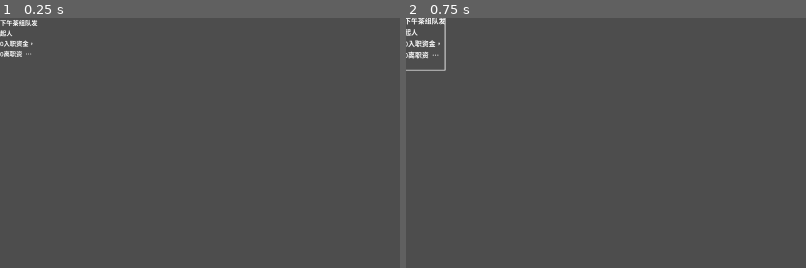
Above: before the commit, frames 1-2 (left to right).
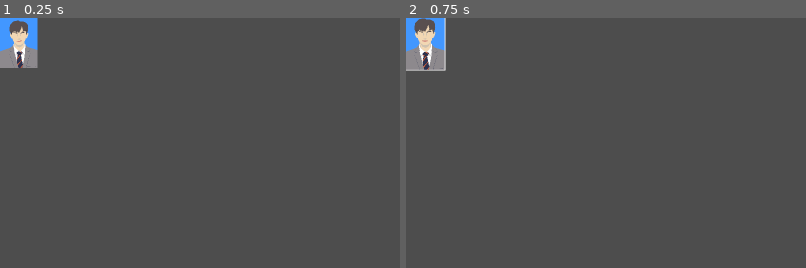
Above: after the commit, the same moments.

Repository: qfwj-lyy/DD
Game: Godot game, scene res://scenes/computer_scene/employees/xia_wu_cha_zu_dui_fa_qi_ren.tscn
Two runs of this game, one before a commit and one after it. Both use one fixed random seed, a clock stepped at 60 frames per second and the inputs below. This scene is started directly instead of the project's main scene.
Inputs (mouse positions are % of the whole screen's width and height, from its top left):
- Up to frame 1 (0.25 s): no input
- Up to frame 2 (0.75 s): tap Enter at 0.5 s; move the mouse to (2, 5) at 0.52 s; press the mouse at (2, 5) at 0.53 s
The pictures show only the part of the screen within x 0-50%, y 0-50%; the shares and areas given below are measured in that part.

The runs differ from the first frame. In frame 1, 1.8% of the frame differs, in the area x 0-10%, y 0-20%; in frame 2, 1.9%, in the area x 0-10%, y 0-21%.
Error in both runs: Invalid access to property or key 'current_scene' on a base object of type 'Nil'. (res://scripts/computer_scene/employees/employee.gd:26)

Commit message:
update employees
加上了员工证件照

Diff:
--- a/scenes/computer_scene/computer_scene.tscn
+++ b/scenes/computer_scene/computer_scene.tscn
@@ -3031,9 +3031,9 @@
 [node name="ExitBrowser(Flag)" type="Button" parent="BrowserScene"]
 layout_mode = 0
 offset_left = 911.0
-offset_top = 21.0
+offset_top = 22.0
 offset_right = 983.0
-offset_bottom = 74.0
+offset_bottom = 75.0
 mouse_filter = 1
 text = "退出"
 
@@ -3043,6 +3043,7 @@
 }
 
 [node name="CalendarScene" type="Panel" parent="." node_paths=PackedStringArray("debug_hand", "activity_hand", "unused_hand", "round_tips_label")]
+visible = false
 self_modulate = Color(1, 1, 1, 0)
 layout_mode = 0
 offset_left = 1060.0
--- a/scenes/computer_scene/employees/a_ba_a_ba.tscn
+++ b/scenes/computer_scene/employees/a_ba_a_ba.tscn
@@ -1,7 +1,8 @@
-[gd_scene load_steps=3 format=3 uid="uid://7rdjt33vxcqw"]
+[gd_scene load_steps=4 format=3 uid="uid://7rdjt33vxcqw"]
 
 [ext_resource type="PackedScene" uid="uid://dhjv4wwlto6p1" path="res://scenes/computer_scene/employees/employee.tscn" id="1_rhdjy"]
 [ext_resource type="Script" uid="uid://cb260f8732kag" path="res://scripts/computer_scene/buffs/property_buff.gd" id="2_fbriy"]
+[ext_resource type="Texture2D" uid="uid://df6ddocu607hh" path="res://assets/computer_scene/employee_level1.png" id="3_fbriy"]
 
 [node name="ABaABa" instance=ExtResource("1_rhdjy")]
 wage = 5
@@ -20,3 +21,7 @@
 description = "增益：每回合开始时项目进度+2
 减益：每回合开始时bug+2"
 metadata/_custom_type_script = "uid://cb260f8732kag"
+
+[node name="EmployeeRect" parent="." index="2"]
+texture = ExtResource("3_fbriy")
+expand_mode = 1
--- a/scenes/computer_scene/employees/acm_nan_niang.tscn
+++ b/scenes/computer_scene/employees/acm_nan_niang.tscn
@@ -1,7 +1,8 @@
-[gd_scene load_steps=3 format=3 uid="uid://bansq6vpgflg"]
+[gd_scene load_steps=4 format=3 uid="uid://bansq6vpgflg"]
 
 [ext_resource type="PackedScene" uid="uid://dhjv4wwlto6p1" path="res://scenes/computer_scene/employees/employee.tscn" id="1_5xtvt"]
 [ext_resource type="Script" uid="uid://cb260f8732kag" path="res://scripts/computer_scene/buffs/property_buff.gd" id="2_hdm13"]
+[ext_resource type="Texture2D" uid="uid://byxeqaids0n51" path="res://assets/computer_scene/employee_level3.png" id="3_hdm13"]
 
 [node name="ACMNanNiang" instance=ExtResource("1_5xtvt")]
 joining_expenditure = 5
@@ -22,3 +23,7 @@
 description = "增益：每单位时间项目进度+3
 增益：每单位时间bug-2"
 metadata/_custom_type_script = "uid://cb260f8732kag"
+
+[node name="EmployeeRect" parent="." index="2"]
+texture = ExtResource("3_hdm13")
+expand_mode = 1
--- a/scenes/computer_scene/employees/ai_bian_cheng_xiao_neng_shou.tscn
+++ b/scenes/computer_scene/employees/ai_bian_cheng_xiao_neng_shou.tscn
@@ -1,7 +1,8 @@
-[gd_scene load_steps=3 format=3 uid="uid://qtwsbsyifyr6"]
+[gd_scene load_steps=4 format=3 uid="uid://qtwsbsyifyr6"]
 
 [ext_resource type="PackedScene" uid="uid://dhjv4wwlto6p1" path="res://scenes/computer_scene/employees/employee.tscn" id="1_m1krr"]
 [ext_resource type="Script" uid="uid://cb260f8732kag" path="res://scripts/computer_scene/buffs/property_buff.gd" id="2_xqqee"]
+[ext_resource type="Texture2D" uid="uid://b0pi1u0nd0i4w" path="res://assets/computer_scene/employee_level2.png" id="3_xqqee"]
 
 [node name="AIBianChengXiaoNengShou" instance=ExtResource("1_m1krr")]
 joining_expenditure = 3
@@ -22,3 +23,7 @@
 description = "增益：每单位时间项目进度+2
 减益：每单位时间bug+2"
 metadata/_custom_type_script = "uid://cb260f8732kag"
+
+[node name="EmployeeRect" parent="." index="2"]
+texture = ExtResource("3_xqqee")
+expand_mode = 1
--- a/scenes/computer_scene/employees/employee.tscn
+++ b/scenes/computer_scene/employees/employee.tscn
@@ -161,6 +161,14 @@
 autowrap_mode = 3
 text_overrun_behavior = 6
 
+[node name="EmployeeRect" type="TextureRect" parent="."]
+layout_mode = 1
+anchors_preset = 15
+anchor_right = 1.0
+anchor_bottom = 1.0
+grow_horizontal = 2
+grow_vertical = 2
+
 [node name="Border" type="TextureRect" parent="."]
 layout_mode = 0
 offset_right = 40.0
--- a/scenes/computer_scene/employees/fu_zhi_zhan_tie_jia_gou_shi.tscn
+++ b/scenes/computer_scene/employees/fu_zhi_zhan_tie_jia_gou_shi.tscn
@@ -1,6 +1,7 @@
-[gd_scene load_steps=3 format=3 uid="uid://celhihld0r7vr"]
+[gd_scene load_steps=4 format=3 uid="uid://celhihld0r7vr"]
 
 [ext_resource type="PackedScene" uid="uid://dhjv4wwlto6p1" path="res://scenes/computer_scene/employees/employee.tscn" id="1_iwlvo"]
+[ext_resource type="Texture2D" uid="uid://b0pi1u0nd0i4w" path="res://assets/computer_scene/employee_level2.png" id="2_2wqk5"]
 
 [sub_resource type="GDScript" id="GDScript_2wqk5"]
 script/source = "extends Buff
@@ -23,3 +24,7 @@
 execution_time = 1
 description = "增益：每回合开始时，获得当前项目进度的 -10% ~ 10%的项目进度（向上取整）"
 metadata/_custom_type_script = "uid://dwhc1hbrg4em"
+
+[node name="EmployeeRect" parent="." index="2"]
+texture = ExtResource("2_2wqk5")
+expand_mode = 1
--- a/scenes/computer_scene/employees/gang_gang_xue_hui_jie_ya_de.tscn
+++ b/scenes/computer_scene/employees/gang_gang_xue_hui_jie_ya_de.tscn
@@ -1,7 +1,8 @@
-[gd_scene load_steps=3 format=3 uid="uid://cikt7tqjuyiuh"]
+[gd_scene load_steps=4 format=3 uid="uid://cikt7tqjuyiuh"]
 
 [ext_resource type="PackedScene" uid="uid://dhjv4wwlto6p1" path="res://scenes/computer_scene/employees/employee.tscn" id="1_6tx78"]
 [ext_resource type="Script" uid="uid://cb260f8732kag" path="res://scripts/computer_scene/buffs/property_buff.gd" id="2_inxyr"]
+[ext_resource type="Texture2D" uid="uid://df6ddocu607hh" path="res://assets/computer_scene/employee_level1.png" id="3_inxyr"]
 
 [node name="GangGangXueHuiJieYaDe" instance=ExtResource("1_6tx78")]
 wage = 1
@@ -20,3 +21,7 @@
 description = "增益：每回合开始时项目进度+1
 减益：每回合开始时bug+10"
 metadata/_custom_type_script = "uid://cb260f8732kag"
+
+[node name="EmployeeRect" parent="." index="2"]
+texture = ExtResource("3_inxyr")
+expand_mode = 1
--- a/scenes/computer_scene/employees/ka_fei_xu_ming_ji_ma_nong.tscn
+++ b/scenes/computer_scene/employees/ka_fei_xu_ming_ji_ma_nong.tscn
@@ -1,6 +1,7 @@
-[gd_scene load_steps=3 format=3 uid="uid://bej78e1d4u22p"]
+[gd_scene load_steps=4 format=3 uid="uid://bej78e1d4u22p"]
 
 [ext_resource type="PackedScene" uid="uid://dhjv4wwlto6p1" path="res://scenes/computer_scene/employees/employee.tscn" id="1_b7bos"]
+[ext_resource type="Texture2D" uid="uid://byxeqaids0n51" path="res://assets/computer_scene/employee_level3.png" id="2_ci45s"]
 
 [sub_resource type="GDScript" id="GDScript_ci45s"]
 script/source = "extends Buff
@@ -25,3 +26,7 @@
 execution_time = 1
 description = "增益：每回合开始时给bug增长率一个-5%~0%的修正"
 metadata/_custom_type_script = "uid://dwhc1hbrg4em"
+
+[node name="EmployeeRect" parent="." index="2"]
+texture = ExtResource("2_ci45s")
+expand_mode = 1
--- a/scenes/computer_scene/employees/kan_shang_qu_xiang_lao_tou.tscn
+++ b/scenes/computer_scene/employees/kan_shang_qu_xiang_lao_tou.tscn
@@ -1,6 +1,7 @@
-[gd_scene load_steps=5 format=3 uid="uid://beamy6viw6kku"]
+[gd_scene load_steps=6 format=3 uid="uid://beamy6viw6kku"]
 
 [ext_resource type="PackedScene" uid="uid://dhjv4wwlto6p1" path="res://scenes/computer_scene/employees/employee.tscn" id="1_depv1"]
+[ext_resource type="Texture2D" uid="uid://byxeqaids0n51" path="res://assets/computer_scene/employee_level3.png" id="2_l72nb"]
 
 [sub_resource type="GDScript" id="GDScript_l72nb"]
 script/source = "extends Buff
@@ -53,3 +54,7 @@
 execution_time = 1
 description = "增益：每回合开始时减少当前bug数*10%的bug（向下取整）"
 metadata/_custom_type_script = "uid://dwhc1hbrg4em"
+
+[node name="EmployeeRect" parent="." index="2"]
+texture = ExtResource("2_l72nb")
+expand_mode = 1
--- a/scenes/computer_scene/employees/liang_nian_ban_shi_xi_sheng.tscn
+++ b/scenes/computer_scene/employees/liang_nian_ban_shi_xi_sheng.tscn
@@ -1,7 +1,8 @@
-[gd_scene load_steps=3 format=3 uid="uid://dosemki4iasy5"]
+[gd_scene load_steps=4 format=3 uid="uid://dosemki4iasy5"]
 
 [ext_resource type="PackedScene" uid="uid://dhjv4wwlto6p1" path="res://scenes/computer_scene/employees/employee.tscn" id="1_oaek3"]
 [ext_resource type="Script" uid="uid://cb260f8732kag" path="res://scripts/computer_scene/buffs/property_buff.gd" id="2_t4n8k"]
+[ext_resource type="Texture2D" uid="uid://df6ddocu607hh" path="res://assets/computer_scene/employee_level1.png" id="3_t4n8k"]
 
 [node name="LiangNianBanShiXiSheng" instance=ExtResource("1_oaek3")]
 joining_expenditure = 5
@@ -16,3 +17,7 @@
 money = 10
 description = "增益：资金+10"
 metadata/_custom_type_script = "uid://cb260f8732kag"
+
+[node name="EmployeeRect" parent="." index="2"]
+texture = ExtResource("3_t4n8k")
+expand_mode = 1
--- a/scenes/computer_scene/employees/mou_jian_li_zhi_xie_jing_tong.tscn
+++ b/scenes/computer_scene/employees/mou_jian_li_zhi_xie_jing_tong.tscn
@@ -1,7 +1,8 @@
-[gd_scene load_steps=3 format=3 uid="uid://bnlu71bu6okh8"]
+[gd_scene load_steps=4 format=3 uid="uid://bnlu71bu6okh8"]
 
 [ext_resource type="PackedScene" uid="uid://dhjv4wwlto6p1" path="res://scenes/computer_scene/employees/employee.tscn" id="1_722y8"]
 [ext_resource type="Script" uid="uid://cb260f8732kag" path="res://scripts/computer_scene/buffs/property_buff.gd" id="2_kmytk"]
+[ext_resource type="Texture2D" uid="uid://byxeqaids0n51" path="res://assets/computer_scene/employee_level3.png" id="3_kmytk"]
 
 [node name="MouJianLiZhiXieJingTong" instance=ExtResource("1_722y8")]
 joining_expenditure = 15
@@ -19,3 +20,7 @@
 execution_time = 3
 description = "增益：每单位时间项目进度+5"
 metadata/_custom_type_script = "uid://cb260f8732kag"
+
+[node name="EmployeeRect" parent="." index="2"]
+texture = ExtResource("3_kmytk")
+expand_mode = 1
--- a/scenes/computer_scene/employees/shu_xi_windows_de_ying_jie_sheng.tscn
+++ b/scenes/computer_scene/employees/shu_xi_windows_de_ying_jie_sheng.tscn
@@ -1,7 +1,8 @@
-[gd_scene load_steps=3 format=3 uid="uid://df8f6pcg6va8h"]
+[gd_scene load_steps=4 format=3 uid="uid://df8f6pcg6va8h"]
 
 [ext_resource type="PackedScene" uid="uid://dhjv4wwlto6p1" path="res://scenes/computer_scene/employees/employee.tscn" id="1_l43et"]
 [ext_resource type="Script" uid="uid://cb260f8732kag" path="res://scripts/computer_scene/buffs/property_buff.gd" id="2_ymqv4"]
+[ext_resource type="Texture2D" uid="uid://b0pi1u0nd0i4w" path="res://assets/computer_scene/employee_level2.png" id="3_ymqv4"]
 
 [node name="ShuXiWindowsDeYingJieSheng" instance=ExtResource("1_l43et")]
 joining_expenditure = 4
@@ -21,3 +22,7 @@
 description = "增益：每单位时间项目进度+1
 减益：每单位时间bug+2"
 metadata/_custom_type_script = "uid://cb260f8732kag"
+
+[node name="EmployeeRect" parent="." index="2"]
+texture = ExtResource("3_ymqv4")
+expand_mode = 1
--- a/scenes/computer_scene/employees/xia_wu_cha_zu_dui_fa_qi_ren.tscn
+++ b/scenes/computer_scene/employees/xia_wu_cha_zu_dui_fa_qi_ren.tscn
@@ -1,8 +1,9 @@
-[gd_scene load_steps=4 format=3 uid="uid://b271vyulfluri"]
+[gd_scene load_steps=5 format=3 uid="uid://b271vyulfluri"]
 
 [ext_resource type="PackedScene" uid="uid://dhjv4wwlto6p1" path="res://scenes/computer_scene/employees/employee.tscn" id="1_tehbb"]
 [ext_resource type="Script" uid="uid://dn2stl4mavyhl" path="res://scripts/computer_scene/buffs/xia_wu_cha_zu_dui_fa_qi_ren0.gd" id="2_ch5xl"]
 [ext_resource type="Script" uid="uid://3f5vcc7fab5j" path="res://scripts/computer_scene/buffs/xia_wu_cha_zu_dui_fa_qi_ren1.gd" id="3_q8oml"]
+[ext_resource type="Texture2D" uid="uid://df6ddocu607hh" path="res://assets/computer_scene/employee_level1.png" id="4_ch5xl"]
 
 [node name="XiaWuChaZuDuiFaQiRen" instance=ExtResource("1_tehbb")]
 wage = 2
@@ -23,3 +24,7 @@
 duration = -7
 description = "减益：每执行一张debug卡，bug+1"
 metadata/_custom_type_script = "uid://dwhc1hbrg4em"
+
+[node name="EmployeeRect" parent="." index="2"]
+texture = ExtResource("4_ch5xl")
+expand_mode = 1
--- a/scenes/computer_scene/employees/zhao_shi_xi_de_fu_er_dai.tscn
+++ b/scenes/computer_scene/employees/zhao_shi_xi_de_fu_er_dai.tscn
@@ -1,6 +1,7 @@
-[gd_scene load_steps=2 format=3 uid="uid://di6dmnal3qh68"]
+[gd_scene load_steps=3 format=3 uid="uid://di6dmnal3qh68"]
 
 [ext_resource type="PackedScene" uid="uid://dhjv4wwlto6p1" path="res://scenes/computer_scene/employees/employee.tscn" id="1_glnfd"]
+[ext_resource type="Texture2D" uid="uid://df6ddocu607hh" path="res://assets/computer_scene/employee_level1.png" id="2_s5c2w"]
 
 [node name="ZhaoShiXiDeFuErDai" instance=ExtResource("1_glnfd")]
 joining_expenditure = -3
@@ -10,3 +11,7 @@
 description = "找实习的富二代
 -3入职资金，6离职资金，工资：-3资金/5时间
 无特殊效果"
+
+[node name="EmployeeRect" parent="." index="2"]
+texture = ExtResource("2_s5c2w")
+expand_mode = 1
--- a/scenes/computer_scene/employees/zhong_wen_bian_cheng_ai_hao_zhe.tscn
+++ b/scenes/computer_scene/employees/zhong_wen_bian_cheng_ai_hao_zhe.tscn
@@ -1,7 +1,8 @@
-[gd_scene load_steps=3 format=3 uid="uid://d1j5oa8riwkkc"]
+[gd_scene load_steps=4 format=3 uid="uid://d1j5oa8riwkkc"]
 
 [ext_resource type="PackedScene" uid="uid://dhjv4wwlto6p1" path="res://scenes/computer_scene/employees/employee.tscn" id="1_j7803"]
 [ext_resource type="Script" uid="uid://cb260f8732kag" path="res://scripts/computer_scene/buffs/property_buff.gd" id="2_ayutk"]
+[ext_resource type="Texture2D" uid="uid://b0pi1u0nd0i4w" path="res://assets/computer_scene/employee_level2.png" id="3_ayutk"]
 
 [node name="ZhongWenBianChengAiHaoZhe" instance=ExtResource("1_j7803")]
 joining_expenditure = 3
@@ -19,3 +20,7 @@
 execution_time = 3
 description = "增益：每单位时间项目进度+1"
 metadata/_custom_type_script = "uid://cb260f8732kag"
+
+[node name="EmployeeRect" parent="." index="2"]
+texture = ExtResource("3_ayutk")
+expand_mode = 1
--- a/scripts/computer_scene/calendar_scene.gd
+++ b/scripts/computer_scene/calendar_scene.gd
@@ -10,7 +10,7 @@
 
 func _ready() -> void:
 	position.y = 1600 #这里我也不知道为什么，反正就是有个bug
-	#visible = false
+	visible = true
 
 signal a_debug_card_used()
 signal an_activity_card_used()
Binary file added: assets/computer_scene/employee_level1.png
Not shown, added: assets/computer_scene/employee_level1.png.import
Binary file added: assets/computer_scene/employee_level2.png
Not shown, added: assets/computer_scene/employee_level2.png.import
Binary file added: assets/computer_scene/employee_level3.png
Not shown, added: assets/computer_scene/employee_level3.png.import
